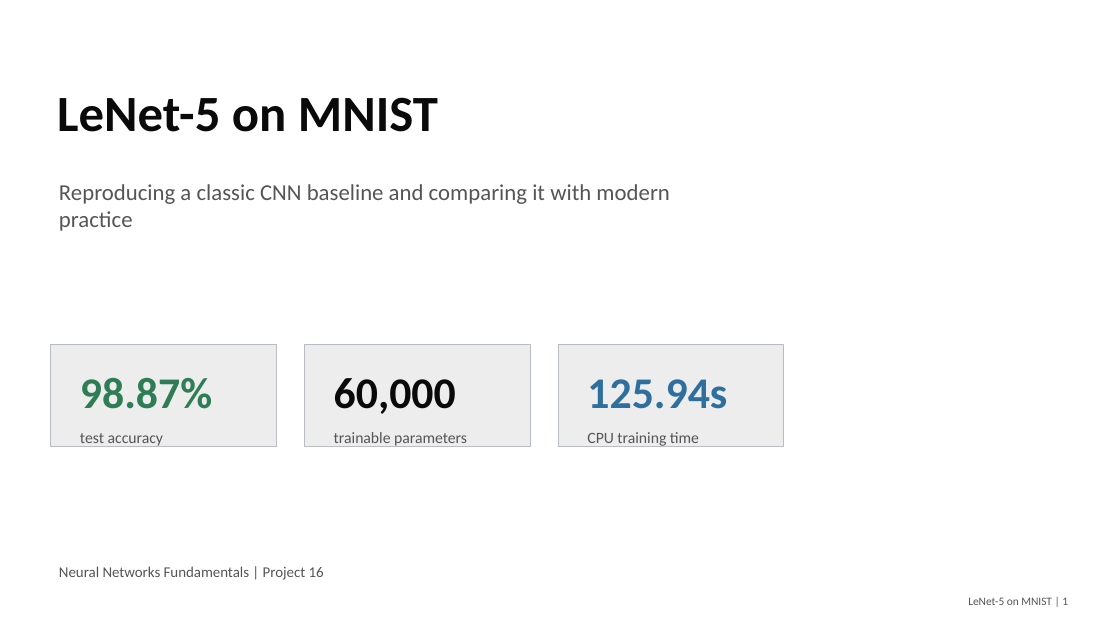
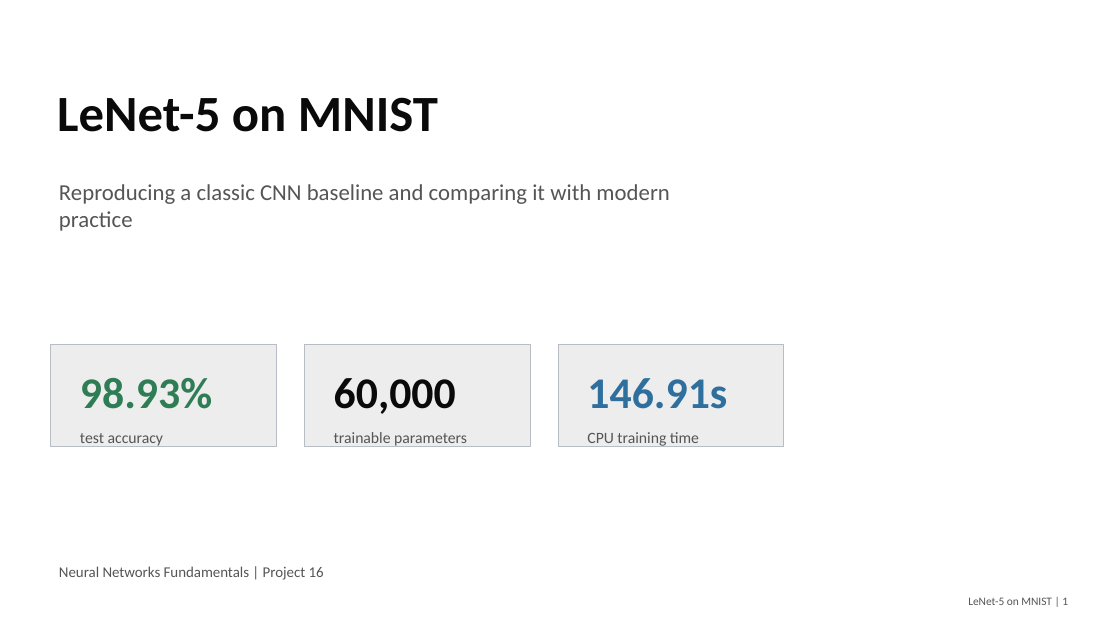
Before and after one commit to macbehnke/NN_funds_project, a slide deck: slide 1 of slides/LeNet5_MNIST_Final_Presentation.pptx. Drawn at 1120x630 pixels with LibreOffice and Linux fonts; fonts in the diff are those of the drawing. Boxes give left, top, right and bottom in pixels: in the first picture for what was removed or moved away, otherwise in the second. Text is boxed around its words. In the diff, an @@ line names an element or a change of style, - is before the commit and + after.

```diff
--- a/slides/LeNet5_MNIST_Final_Presentation.pptx
+++ b/slides/LeNet5_MNIST_Final_Presentation.pptx
@@ text at <box>80,378,212,409</box>: text changed @@
-98.87%
+98.93%
@@ text at <box>587,378,727,409</box>: text changed @@
-125.94s
+146.91s
```
Also in this commit, not shown: 7 other slides changed, 4 other files.
